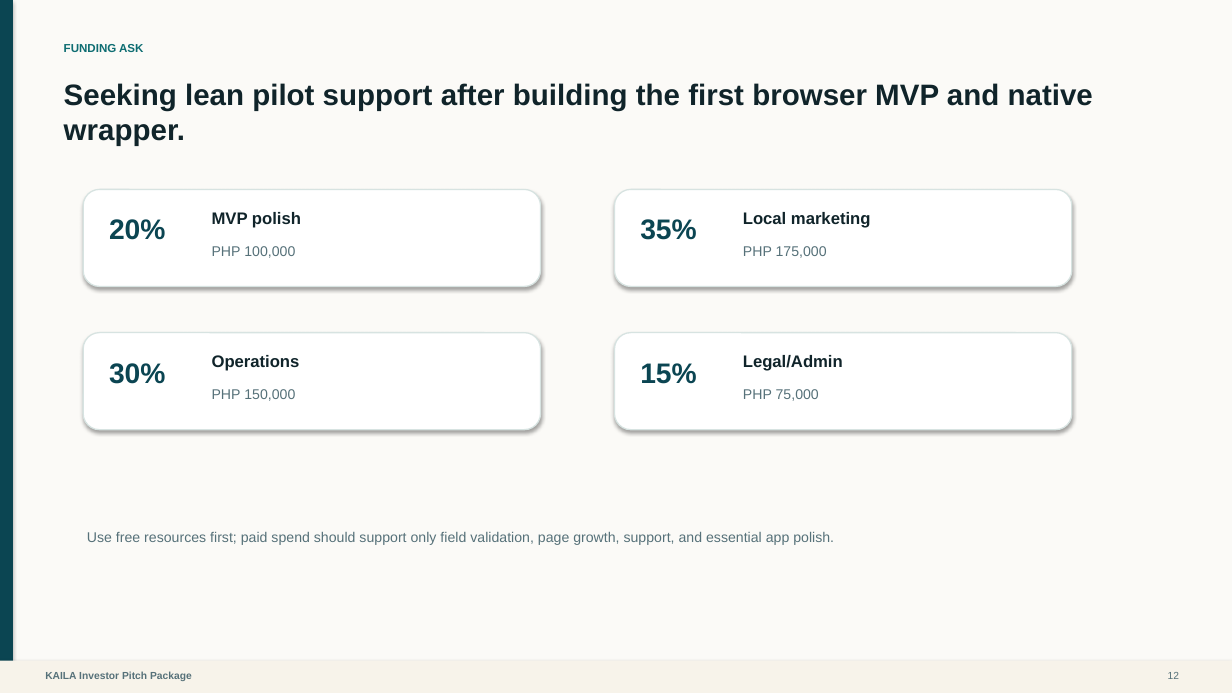
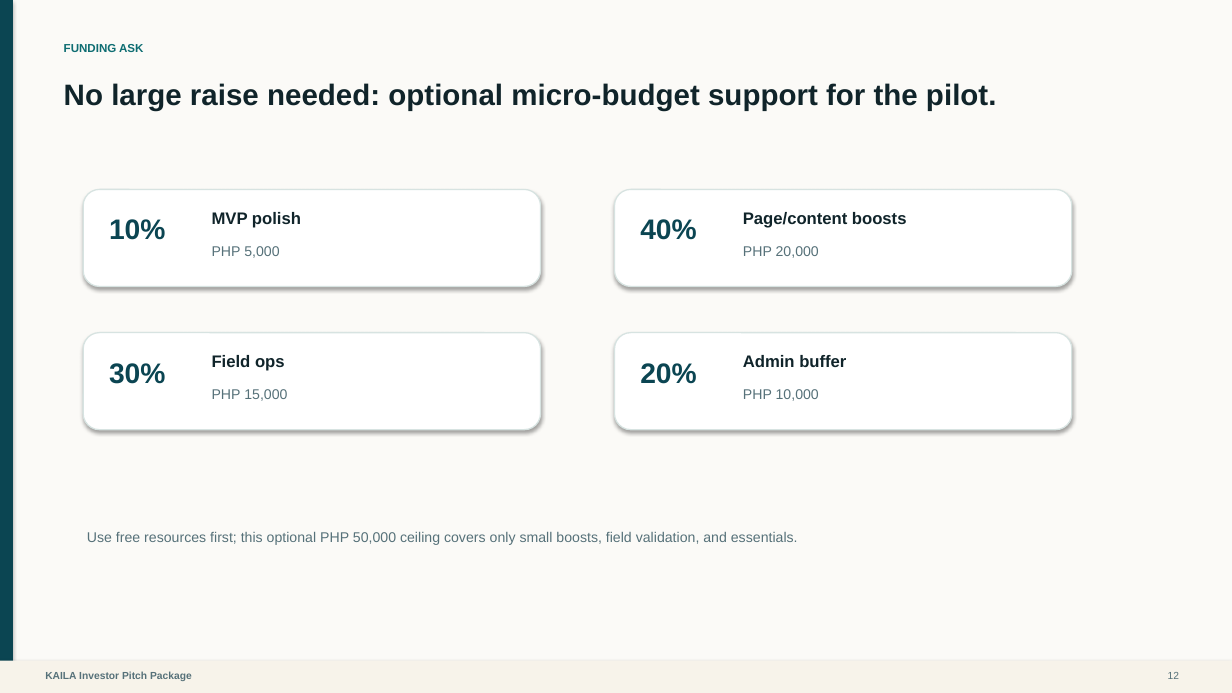
Before and after one commit to jmaeacido/kaila, a slide deck: slide 12 of KAILA_Founder_Grade_Package/KAILA Founder Presentation/presentation/KAILA_Investor_Pitch_Deck.pptx. Drawn at 1232x693 pixels with LibreOffice and Linux fonts; fonts in the diff are those of the drawing. Boxes give left, top, right and bottom in pixels: in the first picture for what was removed or moved away, otherwise in the second. Text is boxed around its words. In the diff, an @@ line names an element or a change of style, - is before the commit and + after.

```diff
--- a/KAILA_Founder_Grade_Package/KAILA Founder Presentation/presentation/KAILA_Investor_Pitch_Deck.pptx
+++ b/KAILA_Founder_Grade_Package/KAILA Founder Presentation/presentation/KAILA_Investor_Pitch_Deck.pptx
@@ text at (64, 83, 996, 111): text changed @@
-Seeking lean pilot support after building the first browser MVP and native wrapper.
+No large raise needed: optional micro-budget support for the pilot.
@@ text at (109, 219, 165, 240): text changed @@
-20%
+10%
@@ text at (640, 219, 696, 240): text changed @@
-35%
+40%
@@ text at (743, 212, 907, 228): text changed @@
-Local marketing
+Page/content boosts
@@ text at (212, 246, 279, 258): text changed @@
-PHP 100,000
+PHP 5,000
@@ text at (743, 246, 819, 258): text changed @@
-PHP 175,000
+PHP 20,000
@@ text at (212, 355, 285, 371): text changed @@
-Operations
+Field ops
@@ text at (743, 355, 846, 367): text changed @@
-Legal/Admin
+Admin buffer
@@ text at (212, 389, 287, 401): text changed @@
-PHP 150,000
+PHP 15,000
@@ text at (640, 363, 696, 384): text changed @@
-15%
+20%
@@ text at (743, 389, 819, 401): text changed @@
-PHP 75,000
+PHP 10,000
@@ text at (87, 532, 798, 545): text changed @@
-Use free resources first; paid spend should support only field validation, page growth, support, and essential app polish.
+Use free resources first; this optional PHP 50,000 ceiling covers only small boosts, field validation, and essentials.
```
Also in this commit, not shown: 1 other slide changed, 5 other files.
